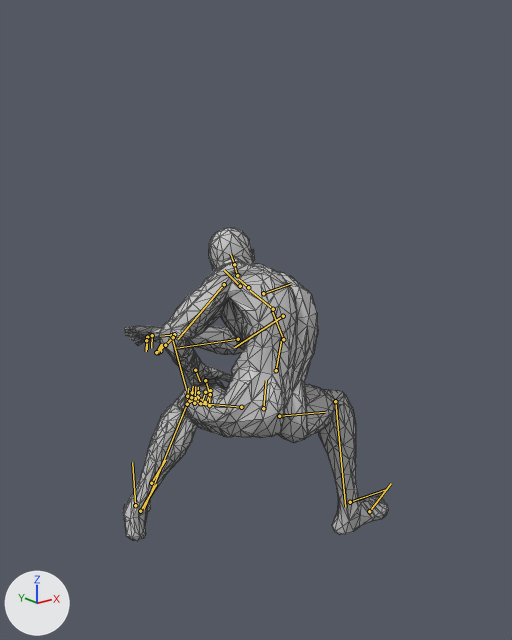
The glTF model assets/models/personaje/narrativo/protagonista.glb, before and after one commit.
One viewpoint serves both versions: a 50 mm camera at (-1.427, -1.772, 1.539) aimed at (-0.012, -0.003, 0.832). Lighting does not change. The marker at lower left points along +X, +Y and +Z. The older version comes first. Both versions are drawn at frame 3 of the action 'estocada_lanza'; the numbers are the values there. The bones that change, and the others that lie on the model, are drawn over the model as lines. Mesh edges are drawn as thin lines.

In view in the first picture: 'cuerpo'.
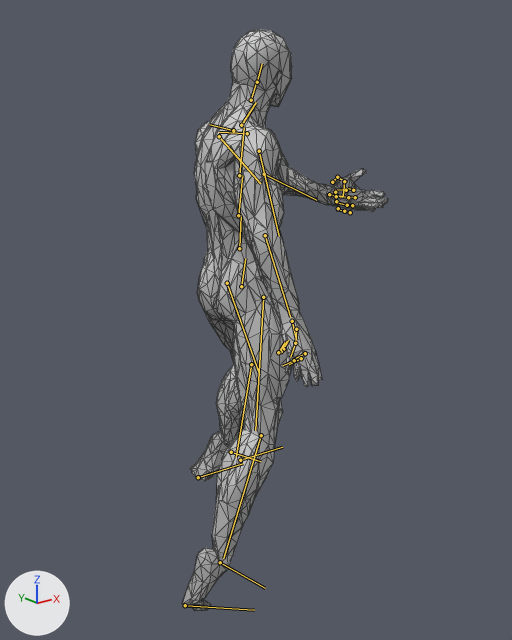
The change, as a list of edits to the scene's bpy script:
```text
Change bone_pelvis:
    where bone_pelvis = bpy.data.objects['Armature'].pose.bones['pelvis']  # child of 'root'
    bone_pelvis.location: (-0.111, -0.388, 0.116) -> (0.007, -0.009, 0.033)
    bone_pelvis.rotation_quaternion: (0.662, 0.225, 0.71, -0.083) -> (1.0, 0.0, 0.0, 0.0)  # degrees (-59, 102, -84) -> degrees (0, 0, 0)
Change bone_spine_01:
    where bone_spine_01 = bpy.data.objects['Armature'].pose.bones['spine_01']  # child of 'pelvis'
    bone_spine_01.rotation_quaternion: (1.0, 0.0, 0.0, 0.0) -> (0.993, 0.022, 0.009, -0.002)  # degrees (0, 0, 0) -> degrees (3, 1, 0)
Change bone_spine_02:
    where bone_spine_02 = bpy.data.objects['Armature'].pose.bones['spine_02']  # child of 'spine_01'
    bone_spine_02.rotation_quaternion: (0.949, 0.307, -0.005, -0.072) -> (0.999, -0.002, -0.041, 0.021)  # degrees (36, 2, -8) -> degrees (0, -5, 2)
Change bone_spine_03:
    where bone_spine_03 = bpy.data.objects['Armature'].pose.bones['spine_03']  # child of 'spine_02'
    bone_spine_03.rotation_quaternion: (0.976, 0.21, -0.003, -0.049) -> (0.992, -0.001, -0.125, 0.029)  # degrees (24, 1, -6) -> degrees (-1, -14, 3)
Change bone_neck_01:
    where bone_neck_01 = bpy.data.objects['Armature'].pose.bones['neck_01']  # child of 'spine_03'
    bone_neck_01.rotation_quaternion: (0.971, -0.231, 0.029, 0.047) -> (0.996, 0.001, 0.082, -0.024)  # degrees (-27, 4, 4) -> degrees (0, 9, -3)
Change bone_head:
    where bone_head = bpy.data.objects['Armature'].pose.bones['head']  # child of 'neck_01'
    bone_head.rotation_quaternion: (0.939, 0.005, -0.344, 0.017) -> (0.981, 0.081, 0.175, -0.027)  # degrees (0, -40, 2) -> degrees (9, 20, -2)
Change bone_clavicle_l:
    where bone_clavicle_l = bpy.data.objects['Armature'].pose.bones['clavicle_l']  # child of 'spine_03'
    bone_clavicle_l.rotation_quaternion: (0.995, -0.097, -0.02, -0.027) -> (1.0, 0.0, 0.0, 0.0)  # degrees (-11, -3, -3) -> degrees (0, 0, 0)
Change bone_upperarm_l:
    where bone_upperarm_l = bpy.data.objects['Armature'].pose.bones['upperarm_l']  # child of 'clavicle_l'
    bone_upperarm_l.rotation_quaternion: (-0.711, 0.037, -0.362, -0.602) -> (0.861, 0.191, 0.277, 0.381)  # degrees (27, 34, 89) -> degrees (35, 19, 54)
Change bone_lowerarm_l:
    where bone_lowerarm_l = bpy.data.objects['Armature'].pose.bones['lowerarm_l']  # child of 'upperarm_l'
    bone_lowerarm_l.rotation_quaternion: (0.704, 0.481, 0.18, 0.49) -> (0.675, 0.604, -0.327, -0.268)  # degrees (61, -13, 62) -> degrees (87, -7, -50)
Change bone_hand_l:
    where bone_hand_l = bpy.data.objects['Armature'].pose.bones['hand_l']  # child of 'lowerarm_l'
    bone_hand_l.rotation_quaternion: (0.977, 0.067, 0.108, -0.17) -> (0.975, 0.094, -0.01, -0.202)  # degrees (6, 13, -19) -> degrees (11, 1, -23)
Change bone_clavicle_r:
    where bone_clavicle_r = bpy.data.objects['Armature'].pose.bones['clavicle_r']  # child of 'spine_03'
    bone_clavicle_r.rotation_quaternion: (0.976, 0.042, 0.015, 0.214) -> (1.0, 0.0, 0.0, 0.0)  # degrees (5, 1, 25) -> degrees (0, 0, 0)
Change bone_upperarm_r:
    where bone_upperarm_r = bpy.data.objects['Armature'].pose.bones['upperarm_r']  # child of 'clavicle_r'
    bone_upperarm_r.rotation_quaternion: (0.398, 0.472, -0.453, -0.643) -> (0.872, 0.039, 0.048, -0.165)  # degrees (81, 14, -104) -> degrees (4, 7, -21)
Change bone_lowerarm_r:
    where bone_lowerarm_r = bpy.data.objects['Armature'].pose.bones['lowerarm_r']  # child of 'upperarm_r'
    bone_lowerarm_r.rotation_quaternion: (0.825, 0.516, 0.096, -0.21) -> (0.924, 0.148, 0.024, 0.097)  # degrees (61, 22, -16) -> degrees (18, 1, 12)
Change bone_hand_r:
    where bone_hand_r = bpy.data.objects['Armature'].pose.bones['hand_r']  # child of 'lowerarm_r'
    bone_hand_r.rotation_quaternion: (0.992, 0.057, -0.009, 0.113) -> (0.928, -0.044, -0.34, -0.034)  # degrees (6, -2, 13) -> degrees (-4, -40, -3)
Change bone_thigh_l:
    where bone_thigh_l = bpy.data.objects['Armature'].pose.bones['thigh_l']  # child of 'pelvis'
    bone_thigh_l.rotation_quaternion: (0.714, -0.679, 0.024, 0.162) -> (0.966, -0.214, 0.033, -0.134)  # degrees (-86, 15, 12) -> degrees (-25, 0, -16)
Change bone_calf_l:
    where bone_calf_l = bpy.data.objects['Armature'].pose.bones['calf_l']  # child of 'thigh_l'
    bone_calf_l.rotation_quaternion: (0.707, 0.637, 0.209, -0.224) -> (0.963, 0.244, -0.024, 0.026)  # degrees (83, 36, -4) -> degrees (28, -3, 2)
Change bone_foot_l:
    where bone_foot_l = bpy.data.objects['Armature'].pose.bones['foot_l']  # child of 'calf_l'
    bone_foot_l.rotation_quaternion: (0.945, -0.147, -0.195, -0.214) -> (0.539, 0.834, -0.085, 0.058)  # degrees (-12, -26, -23) -> degrees (115, -11, -5)
Change bone_ball_l:
    where bone_ball_l = bpy.data.objects['Armature'].pose.bones['ball_l']  # child of 'foot_l'
    bone_ball_l.rotation_quaternion: (-1.0, 0.0, 0.0, 0.0) -> (-0.523, -0.848, -0.08, -0.011)  # degrees (0, 0, 0) -> degrees (117, 4, 9)
Change bone_thigh_r:
    where bone_thigh_r = bpy.data.objects['Armature'].pose.bones['thigh_r']  # child of 'pelvis'
    bone_thigh_r.rotation_quaternion: (0.664, -0.369, -0.03, 0.65) -> (0.995, 0.068, 0.014, 0.071)  # degrees (-36, 26, 80) -> degrees (8, 1, 8)
Change bone_calf_r:
    where bone_calf_r = bpy.data.objects['Armature'].pose.bones['calf_r']  # child of 'thigh_r'
    bone_calf_r.rotation_quaternion: (0.506, 0.722, 0.264, 0.391) -> (0.989, 0.106, 0.006, 0.102)  # degrees (101, -17, 54) -> degrees (12, -1, 12)
Change bone_foot_r:
    where bone_foot_r = bpy.data.objects['Armature'].pose.bones['foot_r']  # child of 'calf_r'
    bone_foot_r.rotation_quaternion: (0.915, -0.206, 0.262, 0.228) -> (0.753, 0.554, -0.354, 0.013)  # degrees (-18, 35, 22) -> degrees (81, -33, -26)
Change bone_ball_r:
    where bone_ball_r = bpy.data.objects['Armature'].pose.bones['ball_r']  # child of 'foot_r'
    bone_ball_r.rotation_quaternion: (1.0, 0.0, 0.0, 0.0) -> (0.517, 0.851, -0.08, -0.037)  # degrees (0, 0, 0) -> degrees (118, -1, -10)
```

Pixel boxes [x1, y1, x2, y2] of what changed, in the pictures (512 x 640 px):
'cuerpo', posed (22% narrower, 86% taller): before [123, 228, 388, 541]; after [182, 29, 388, 611]
bone 'pelvis', root to tip: before (263, 408) to (266, 380); after (241, 286) to (245, 258)
bone 'spine_01', root to tip: before (276, 370) to (281, 339); after (239, 248) to (241, 215)
bone 'spine_02', root to tip: before (283, 339) to (272, 310); after (238, 215) to (242, 175)
bone 'spine_03', root to tip: before (273, 309) to (250, 290); after (239, 175) to (244, 127)
bone 'neck_01', root to tip: before (248, 287) to (238, 279); after (241, 125) to (256, 102)
bone 'head', root to tip: before (237, 275) to (234, 264); after (251, 100) to (256, 82)
bone 'clavicle_l', root to tip: before (240, 286) to (224, 270); after (233, 130) to (209, 124)
bone 'upperarm_l', root to tip: before (224, 284) to (178, 339); after (219, 136) to (260, 183)
bone 'lowerarm_l', root to tip: before (171, 335) to (186, 390); after (264, 174) to (316, 200)
bone 'hand_l', root to tip: before (195, 370) to (200, 381); after (329, 194) to (342, 197)
bone 'clavicle_r', root to tip: before (263, 293) to (291, 283); after (247, 133) to (219, 132)
bone 'upperarm_r', root to tip: before (283, 316) to (234, 347); after (259, 151) to (279, 236)
bone 'lowerarm_r', root to tip: before (238, 339) to (176, 348); after (265, 235) to (290, 317)
bone 'hand_r', root to tip: before (174, 334) to (160, 336); after (292, 321) to (296, 340)
bone 'thigh_l', root to tip: before (241, 407) to (203, 403); after (227, 283) to (259, 374)
bone 'calf_l', root to tip: before (187, 404) to (144, 509); after (251, 364) to (236, 457)
bone 'foot_l', root to tip: before (135, 505) to (132, 462); after (231, 452) to (260, 461)
bone 'ball_l', root to tip: before (140, 511) to (156, 484); after (198, 477) to (243, 463)
bone 'thigh_r', root to tip: before (279, 416) to (325, 412); after (263, 297) to (255, 430)
bone 'calf_r', root to tip: before (335, 401) to (345, 507); after (261, 435) to (223, 558)
bone 'foot_r', root to tip: before (350, 502) to (387, 489); after (220, 562) to (265, 588)
bone 'ball_r', root to tip: before (369, 511) to (391, 483); after (185, 605) to (254, 610)
